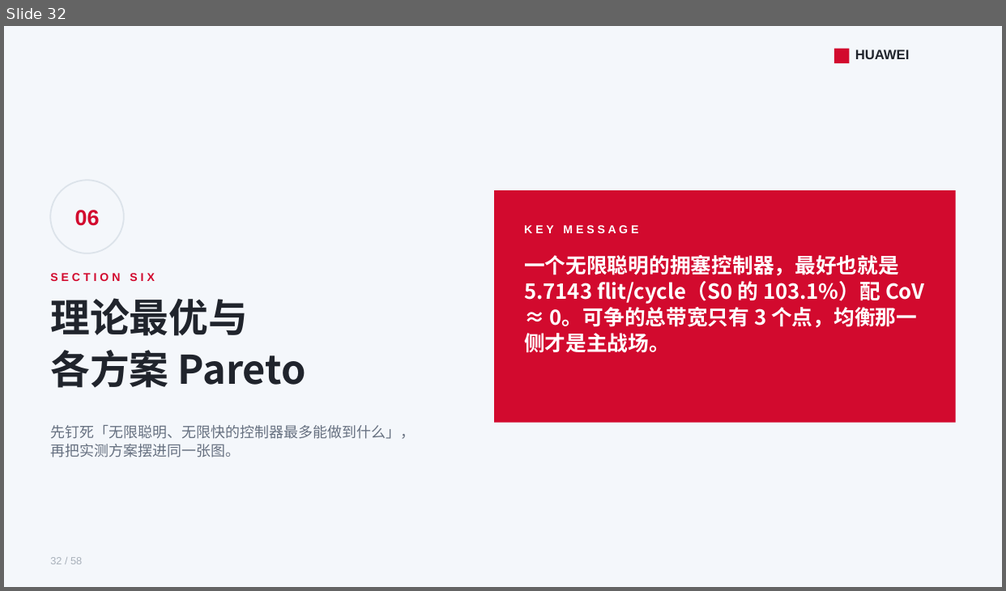
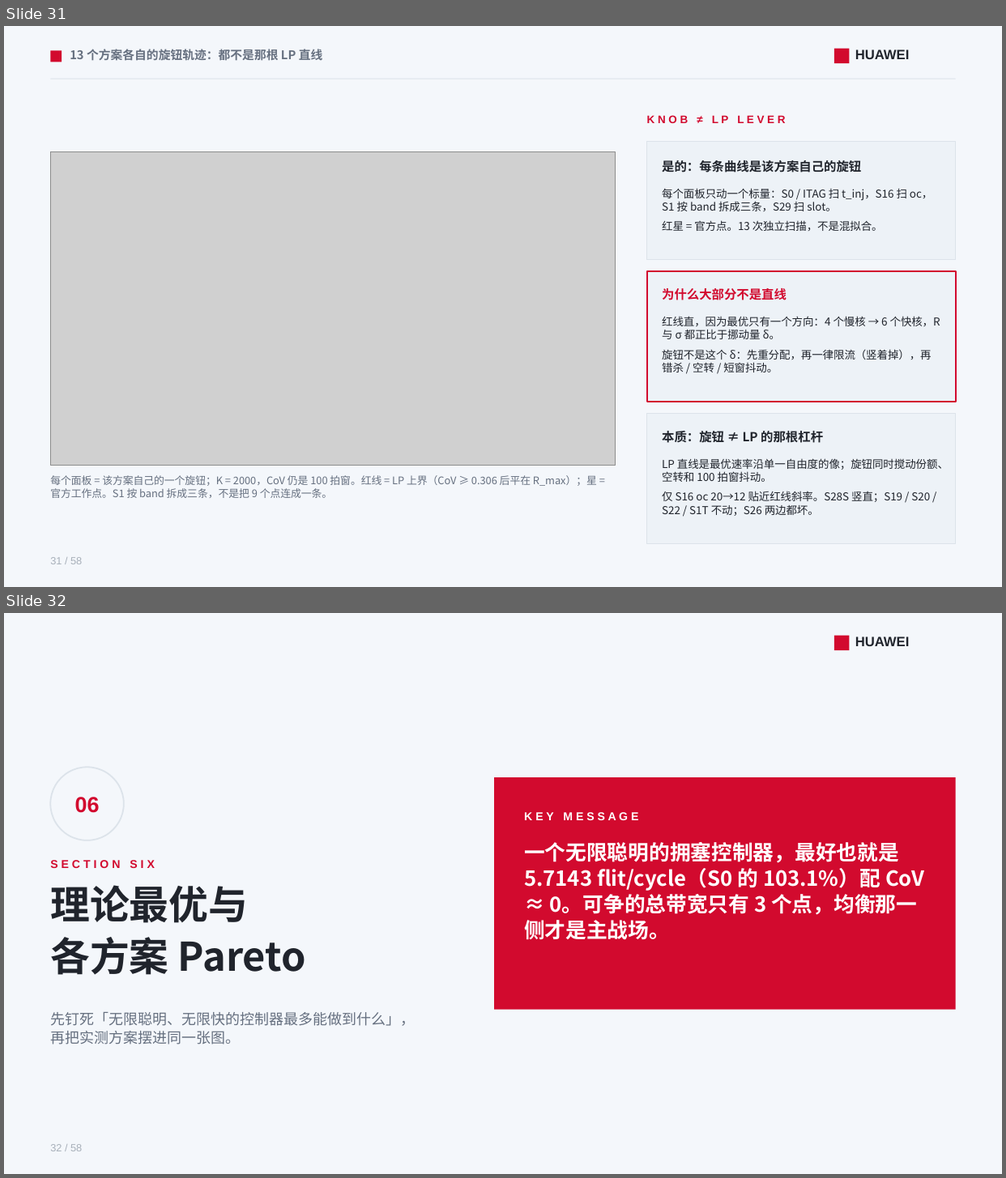
Before and after one commit to lukebest/booksim2, a slide deck: ppt/ring2-write-fairness.pptx. Shown one above the other, each under a label of ours: slide 32 before the commit, slides 31 and 32 after it. The pictures are 1006x591 and 1006x1178 pixels, drawn with LibreOffice and Linux fonts; fonts in the diff are those of the drawing; grey boxes stand for pictures. Boxes give left, top, right and bottom in pixels: in the first picture for what was removed or moved away, otherwise in the second. Text is boxed around its words. In the diff, an @@ line names an element or a change of style, - is before the commit and + after.

```diff
--- a/ppt/ring2-write-fairness.pptx
+++ b/ppt/ring2-write-fairness.pptx
@@ slide 31 added at (4, 26, 1002, 587), background #FFFFFF @@
@@ rectangle added at (4, 26, 1002, 587), fill #F4F7FB @@
@@ text added at (70, 49, 323, 61), 11.5 pt, text #667080, bold @@
+13 个方案各自的旋钮轨迹：都不是那根 LP 直线
@@ rectangle added at (834, 49, 849, 63), fill #D20A2E @@
@@ text added at (855, 49, 910, 59), 13 pt, text #20242C, bold @@
+HUAWEI
@@ rectangle added at (50, 50, 62, 62), fill #D20A2E @@
@@ rectangle added at (50, 79, 956, 79), fill #DCE3EA @@
@@ text added at (647, 114, 786, 126), 10.5 pt, text #D20A2E, bold @@
+K N O B ≠ L P L E V E R
@@ rectangle added at (647, 141, 956, 259), fill #EDF2F7, outline #DCE3EA 1 pt @@
@@ picture added at (50, 152, 616, 466) @@
@@ text added at (662, 160, 861, 173), 12 pt, text #20242C, bold @@
+是的：每条曲线是该方案自己的旋钮
@@ text added at (662, 188, 932, 231), 10.5 pt, text #20242C @@
+每个面板只动一个标量：S0 / ITAG 扫 t_inj，S16 扫 oc，S1 按 band 拆成三条，S29 扫 slot。
+红星 = 官方点。13 次独立扫描，不是混拟合。
@@ rectangle added at (647, 271, 956, 402), fill #EDF2F7, outline #D20A2E 1.5 pt @@
@@ text added at (662, 288, 786, 301), 12 pt, text #D20A2E, bold @@
+为什么大部分不是直线
@@ text added at (662, 316, 940, 373), 10.5 pt, text #20242C @@
+红线直，因为最优只有一个方向：4 个慢核 → 6 个快核，R 与 σ 都正比于挪动量 δ。
+旋钮不是这个 δ：先重分配，再一律限流（竖着掉），再错杀 / 空转 / 短窗抖动。
@@ rectangle added at (647, 414, 956, 544), fill #EDF2F7, outline #DCE3EA 1 pt @@
@@ text added at (662, 431, 823, 443), 12 pt, text #20242C, bold @@
+本质：旋钮 ≠ LP 的那根杠杆
@@ text added at (662, 459, 948, 516), 10.5 pt, text #20242C @@
+LP 直线是最优速率沿单一自由度的像；旋钮同时搅动份额、空转和 100 拍窗抖动。
+仅 S16 oc 20→12 贴近红线斜率。S28S 竖直；S19 / S20 / S22 / S1T 不动；S26 两边都坏。
@@ text added at (50, 476, 597, 498), 10 pt, text #667080 @@
+每个面板 = 该方案自己的一个旋钮；K = 2000，CoV 仍是 100 拍窗。红线 = LP 上界（CoV ≥ 0.306 后平在 R_max）；星 = 官方工作点。S1 按 band 拆成三条，不是把 9 个点连成一条。
@@ text added at (50, 557, 82, 565), 10 pt, text #A8B0BA @@
+31 / 58
```
Also in this commit, not shown: 3 slides changed, 1 slide removed, 6 other files.
